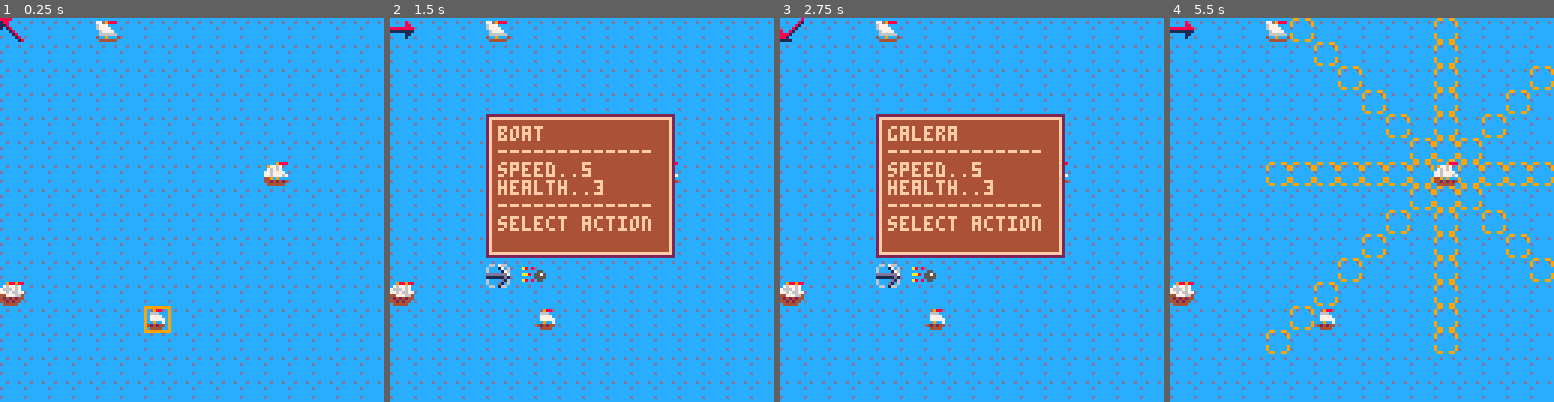
Above: before the commit, frames 1-4 (left to right).
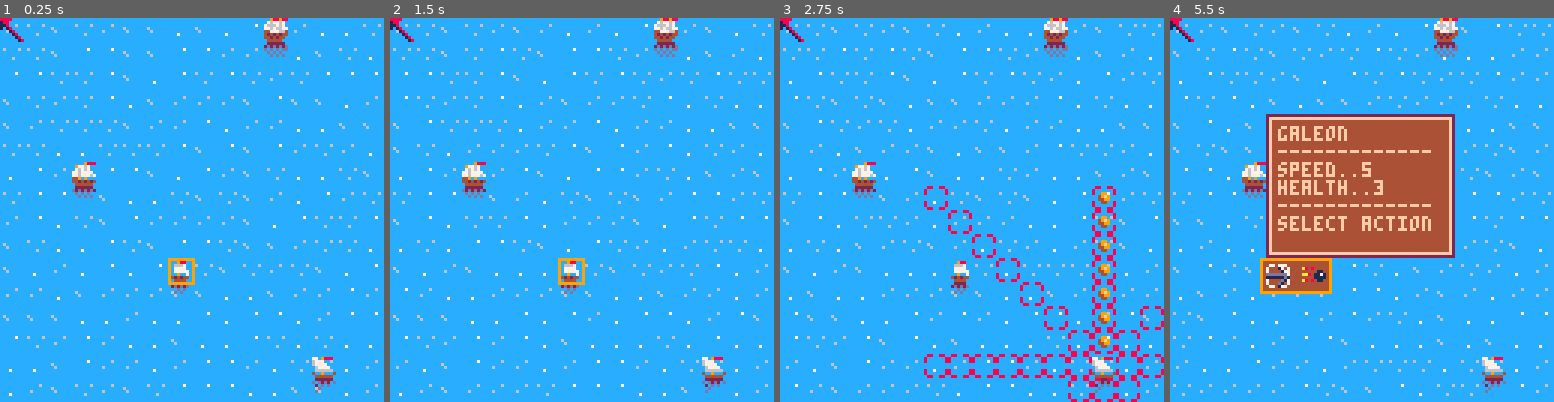
Above: after the commit, the same moments.

Repository: AndreyMakuhin/Admiral
Game: PICO-8 cartridge admiral.p8
The game is run twice, just before and just after one commit, with the same random seed, the same clock (stepped at 60 frames per second) and the same inputs.
Inputs (mouse positions are in pixels of both pictures, inside the frame that each line leads up to):
- Up to frame 1 (0.25 s): no input
- Up to frame 2 (1.5 s): tap X (X key) at 0.33, 1.07 s; click (670, 121) at 0.67 s; tap O (Z key) at 0.7 s; click (436, 267) at 1.22 s
- Up to frame 3 (2.75 s): hold Right 1.6-2.1 s; tap O (Z key) at 1.7, 2.1, 2.5 s; click (887, 114) at 1.77 s; tap X (X key) at 1.85 s; click (952, 259) at 2.32 s; hold Right from 2.47 s (still down)
- Up to frame 4 (5.5 s): click (1404, 106) at 2.87 s; tap O (Z key) every 0.4 s from 2.9 to 5.3 s; tap X (X key) at 2.97, 4.08, 5.2 s; release Right at 3.03 s; hold Left 3.08-3.58 s; click (1465, 256) at 3.42 s; click (1231, 102) at 3.97 s; hold Right 4.02-4.68 s; click (1292, 248) at 4.52 s; click (1354, 94) at 5.07 s; hold Left from 5.08 s (still down)

The runs differ from the first frame. In frame 1, 11% of the frame differs, in the area x 0-100%, y 0-100%; in frame 2, 28%; in frame 3, 31%; in frame 4, 32%.

Commit message:
Moving and shooting

Diff:
--- a/admiral.p8
+++ b/admiral.p8
@@ -13,25 +13,17 @@
 	t = 0
 end
 
-function _update()
+function _update60()
+ update_game()
  _upd()
  t+=1
-
-
- -------test change wind--------
- if btnp(5) then
- 	wind = flr(rnd(8)) + 1
- end
 
 end
 
 function _draw()
 	cls(0)
 	map()
-	for i = 1, #flot do
-		local s=flot[i]
-		spr(s.id, s.x*8, s.y*8)
-	end
+	draw_flot()
 
 	_drw()
 
@@ -44,61 +36,104 @@
 -->8
 --init
 function init_game()
+	map_w,map_h=25,25
 	names = {"boat",
 										"galera",
 										"fregat",
 										"galeon"
 										}
+	ani_exp={96,97,98,99,100,101}
 	flot = {}
+
 	for i = 1, 4 do
+		local _x,_y = -1,-1
+
+		repeat
+			_x = flr(rnd(15))
+			_y = flr(rnd(15))
+		until getship(_x,_y) == nil
+
 		flot[i] = {id = i,
-		x = flr(rnd(15)),
-		y = flr(rnd(15)),
+		x = _x,
+		y = _y,
 		spd = 5,
 		hp = 3,
 		name = names[i],
-		fire_dist = 7
+		fire_dist = 7,
+		ox=0,
+		oy=0,
+		sox=0,
+		soy=0
 		}
 	end
+
 	sel = 1
 	wind = flr(rnd(8)) + 1
 	dx8 = {0,1,1,1,0,-1,-1,-1}
 	dy8 = {-1,-1,0,1,1,1,0,-1}
-	turn_cells = {}
+	turn_cells={}
+	fire_cells={}
 	wndws = {}
 	choose = 0
+	direct = 1
 	cw = nil
-
+	t_x = 0
+	t_y = 0
+	t_ani=0
+	t_upd=0
+
+	init_map()
 	--test windows--
 	--addwnd(32,32,64,64,{"hello","world"})
 end
+
+function init_map()
+	for _y=0,map_h do
+		for _x=0,map_w do
+			mset(_x,_y,16+flr(rnd(5)))
+		end
+	end
+end
+
+
 -->8
 --update
 function update_game()
 		--update_mouse()
+	if t%15==0 then
+		ani_map()
+	end
+end
+
+function ani_map()
+	for _y=0,map_h do
+		for _x=0,map_w do
+			if flr(rnd(20))==10 then
+				--tle=mget(_x,_y)
+				--tle=(tle-16+1)%5
+				--mset(_x,_y,tle+16)
+				mset(_x,_y,16+flr(rnd(5)))
+			end
+		end
+	end
 end
 
 function update_select()
 	if btnp(1) then
+		sfx(0)
 		sel += 1
 		if sel > #flot then
 			sel = 1
 		end
 	elseif btnp(0) then
+		sfx(0)
 		sel -= 1
 		if sel < 1 then
 			sel = #flot
 		end
 	elseif btnp(4) then
-		ship = flot[sel]
-		cw = addwnd(32,32,63,48,
-		{""..ship.name,
-			"-------------",
-			"speed.."..ship.spd,
-			"health.."..ship.hp,
-			"-------------",
-		"select action"})
-		choose = 0
+		sfx(1)
+		add_shipinfo_wnd()
 		_upd = update_action_select
 		_drw = draw_action_select
 	end
@@ -106,29 +141,101 @@
 
 function update_action_select()
 	if btnp(0) or btnp(1) then
+		sfx(0)
 		choose = (choose+1)%2
 	elseif btnp(4) then
+		sfx(1)
 		del(wndws,cw)
 		if choose == 0 then
+			direct = wind
 			calc_turn_cells()
 			_upd = update_move_select
 			_drw = draw_move_select
 		else
+			direct = 1
+			calc_turn_cells()
 			_upd = update_fire_select
 			_drw = draw_fire_select
 		end
-	end
-end
-
-function update_move_select()
-	if btnp(4) then
+	elseif btnp(5) then
+		sfx(1)
+		del(wndws,cw)
 		_upd = update_select
 		_drw = draw_select
 	end
 end
 
+function update_move_select()
+	if btnp(0) then
+		sfx(0)
+		direct-=1
+		if(direct<1) direct = 8
+	elseif btnp(1) then
+		sfx(0)
+		direct+=1
+		if(direct>8) direct = 1
+	elseif btnp(4) then
+		sfx(1)
+		ship=flot[sel]
+		ship.ox = -dx8[direct]*turn_cells[direct]
+		ship.oy = -dy8[direct]*turn_cells[direct]
+		ship.sox=ship.ox
+		ship.soy=ship.oy
+		ship.x += dx8[direct]*turn_cells[direct]
+		ship.y += dy8[direct]*turn_cells[direct]
+		t_upd=0
+		_upd = update_move
+		_drw = draw_move
+	elseif btnp(5) then
+		sfx(1)
+		add_shipinfo_wnd()
+		_upd = update_action_select
+		_drw = draw_action_select
+	end
+
+end
+
 function update_fire_select()
-	if btnp(4) then
+	if btnp(0) then
+		sfx(0)
+		direct-=1
+		if(direct<1) direct = 8
+	elseif btnp(1) then
+		sfx(0)
+		direct+=1
+		if(direct>8) direct = 1
+	elseif btnp(4) then
+		sfx(2)
+		_upd = update_fire
+		_drw = draw_fire
+	elseif btnp(5) then
+		sfx(1)
+		add_shipinfo_wnd()
+		_upd = update_action_select
+		_drw = draw_action_select
+	end
+	t_x=flot[sel].x+
+	fire_cells[direct]*dx8[direct]
+	t_y=flot[sel].y+
+	fire_cells[direct]*dy8[direct]
+end
+
+function update_move()
+	t_upd+=1
+	local dur=10*turn_cells[direct]
+	local dlt=t_upd/dur
+	ship = flot[sel]
+	ship.ox = lerp(ship.sox,0,dlt)
+	ship.oy = lerp(ship.soy,0,dlt)
+	if dlt>=1 then
+		_upd = update_select
+		_drw = draw_select
+	end
+end
+
+function update_fire()
+	if btnp(5) then
+		sfx(1)
 		_upd = update_select
 		_drw = draw_select
 	end
@@ -141,6 +248,14 @@
 	-------draw mouse--------
 	--spr(64,mouse_x,mouse_y)
 	-------------------------
+end
+
+function draw_flot()
+	for i = 1, #flot do
+		local s=flot[i]
+		spr(s.id,(s.x+s.ox)*8,(s.y+s.oy)*8)
+		spr(s.id+#flot,(s.x+s.ox)*8,(s.y+s.oy)*8+8)
+	end
 end
 
 function draw_select()
@@ -157,6 +272,9 @@
 	local x1,y1 = cw.x,cw.y + cw.h + 2
 	local x2 = x1 + 12
 	local rx = choose==0 and x1 or x2
+	rectfill2(x1-2,y1-2,24,12,9)
+	rectfill2(x1-1,y1-1,22,10,4)
+
 	spr(237,x1,y1)
 	spr(238,x2,y1)
 	spr(239,rx,y1)
@@ -164,12 +282,13 @@
 
 function draw_move_select()
 	for i = 1,8 do
-	local rx,ry = flot[sel].x,
-															flot[sel].y
+		local rx,ry = flot[sel].x,
+																flot[sel].y
 		for j = 1,turn_cells[i] do
 			rx += dx8[i]
 			ry += dy8[i]
 			spr(239,rx*8,ry*8)
+			if (i == direct) spr(223,rx*8,ry*8)
 		end
 	end
 end
@@ -180,16 +299,45 @@
 																flot[sel].y
 		local fire_dist = flot[sel].fire_dist
 
-		for j = 1,fire_dist do
+		for j = 1,fire_cells[i] do
 			rx += dx8[i]
 			ry += dy8[i]
-			pal(6,9)
+			pal(7,8)
 			spr(239,rx*8,ry*8)
 			pal()
-		end
-
-	end
-end
+			if i == direct then
+			 spr(222,rx*8,ry*8)
+			end
+		end
+	end
+end
+
+function draw_move()
+
+end
+
+function draw_fire()
+	t_ani+=1
+	local dur=5*fire_cells[direct]
+	local dlt = t_ani/dur
+	f_x=lerp(flot[sel].x,t_x,dlt)
+	f_y=lerp(flot[sel].y,t_y,dlt)
+	if(t_ani==dur) sfx(3)
+	if dlt<1 then
+		spr(207,f_x*8,f_y*8)
+	else
+		local fr = ceil((t_ani-dur)/8)
+		if fr<=#ani_exp then
+			spr(ani_exp[fr],t_x*8,t_y*8)
+		else
+			t_ani=0
+			_upd=update_select
+			_drw=draw_select
+		end
+	end
+end
+
+
 -->8
 --mouse
 mouse = {
@@ -232,10 +380,58 @@
 		turn_cells[direct1] = max_turns
 		turn_cells[direct2] = max_turns
 	end
+	for i=1,8 do
+		local s = flot[sel]
+		local rx,ry = s.x,
+																s.y
+		for j=1,10 do
+			rx+=dx8[i]
+			ry+=dy8[i]
+			if getship(rx,ry) then
+				fire_cells[i]=j
+				turn_cells[i]=min(turn_cells[i],j-1)
+				break
+			elseif	rx<0 or ry<0 or
+										rx> map_w or ry>map_h then
+				fire_cells[i]=min(s.fire_dist,j-1)
+				if turn_cells[i]>j then
+					turn_cells[i]=j-1
+				end
+				break
+			end
+			fire_cells[i] = min(s.fire_dist,j)
+		end
+	end
 end
 
 function rectfill2(x,y,w,h,c)
 	rectfill(x,y,x+w-1,y+h-1,c)
+end
+
+function add_shipinfo_wnd()
+	ship = flot[sel]
+	cw = addwnd(32,32,63,48,
+	{""..ship.name,
+		"-------------",
+		"speed.."..ship.spd,
+		"health.."..ship.hp,
+		"-------------",
+	"select action"})
+	choose = 0
+end
+
+function getship(_x,_y)
+	for s in all(flot) do
+		if s.x==_x and s.y==_y then
+			return s
+		end
+	end
+	return nil
+end
+
+function lerp(b,e,d)
+	if(d>1) return e
+	return b*(1-d)+e*d
 end
 -->8
 --ui
@@ -394,6 +590,9 @@
 
 
 
+__gff__
+0001010101000000000000000000000000000000000000000000000000000000000000000000000000000000000000000000000000000000000000000000000000000000000000000000000000000000000000000000000000000000000000000000000000000000000000000000000000000000000000000000000000000000
+0000000000000000000000000000000000000000000000000000000000000000000000000000000000000000000000000000000000000000000000000000000000000000000000000000000000000000000000000000000000000000000000000000000000000000000000000000000000000000000000000000000000000000
 __map__
 1212121212121212121212121212121200000000000000000000000000000000000000000000000000000000000000000000000000000000000000000000000000000000000000000000000000000000000000000000000000000000000000000000000000000000000000000000000000000000000000000000000000000000
 1212121212121212121212121212121200000000000000000000000000000000000000000000000000000000000000000000000000000000000000000000000000000000000000000000000000000000000000000000000000000000000000000000000000000000000000000000000000000000000000000000000000000000
Not shown, changed: 43 lines of the sprite sheet (__gfx__) section of admiral.p8
Not shown, changed: the sound effects (__sfx__) section of admiral.p8
